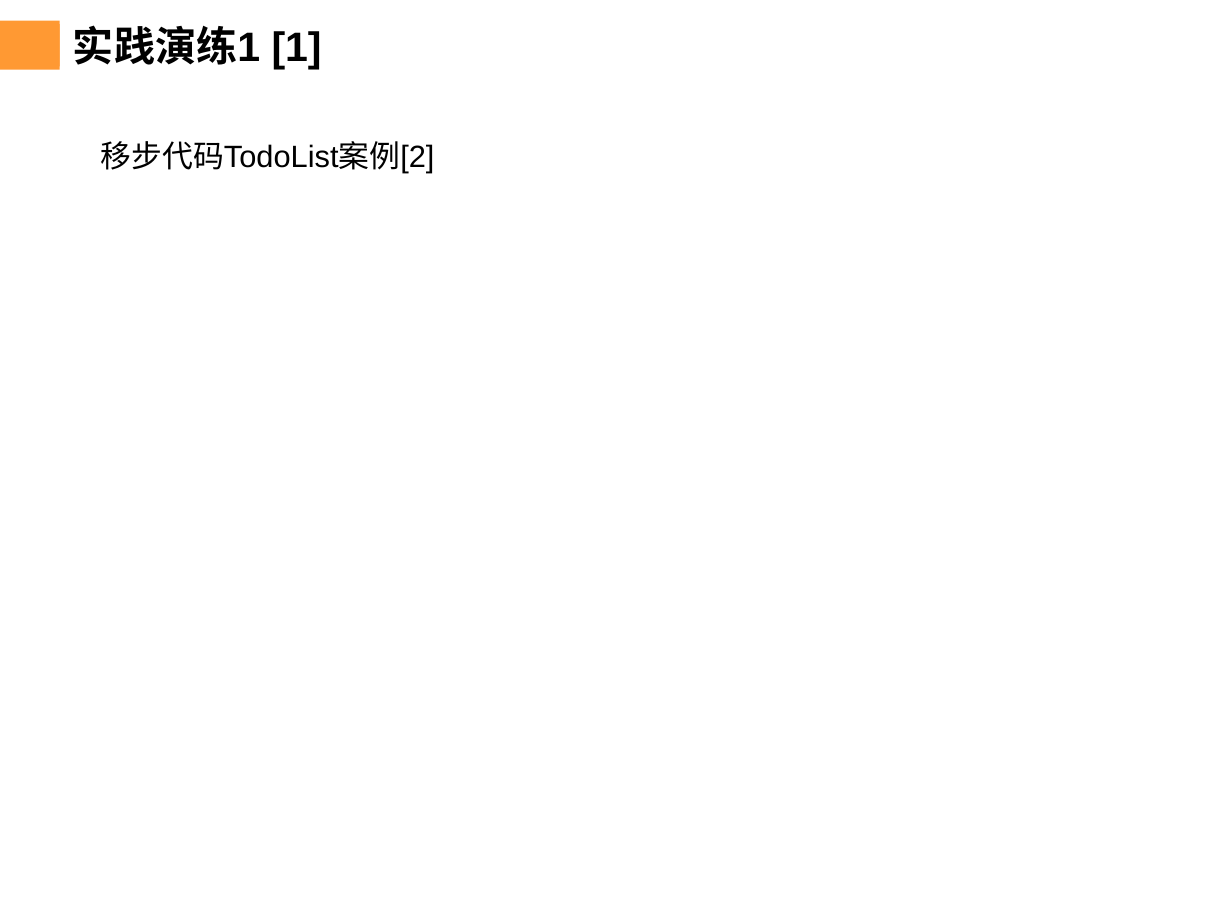
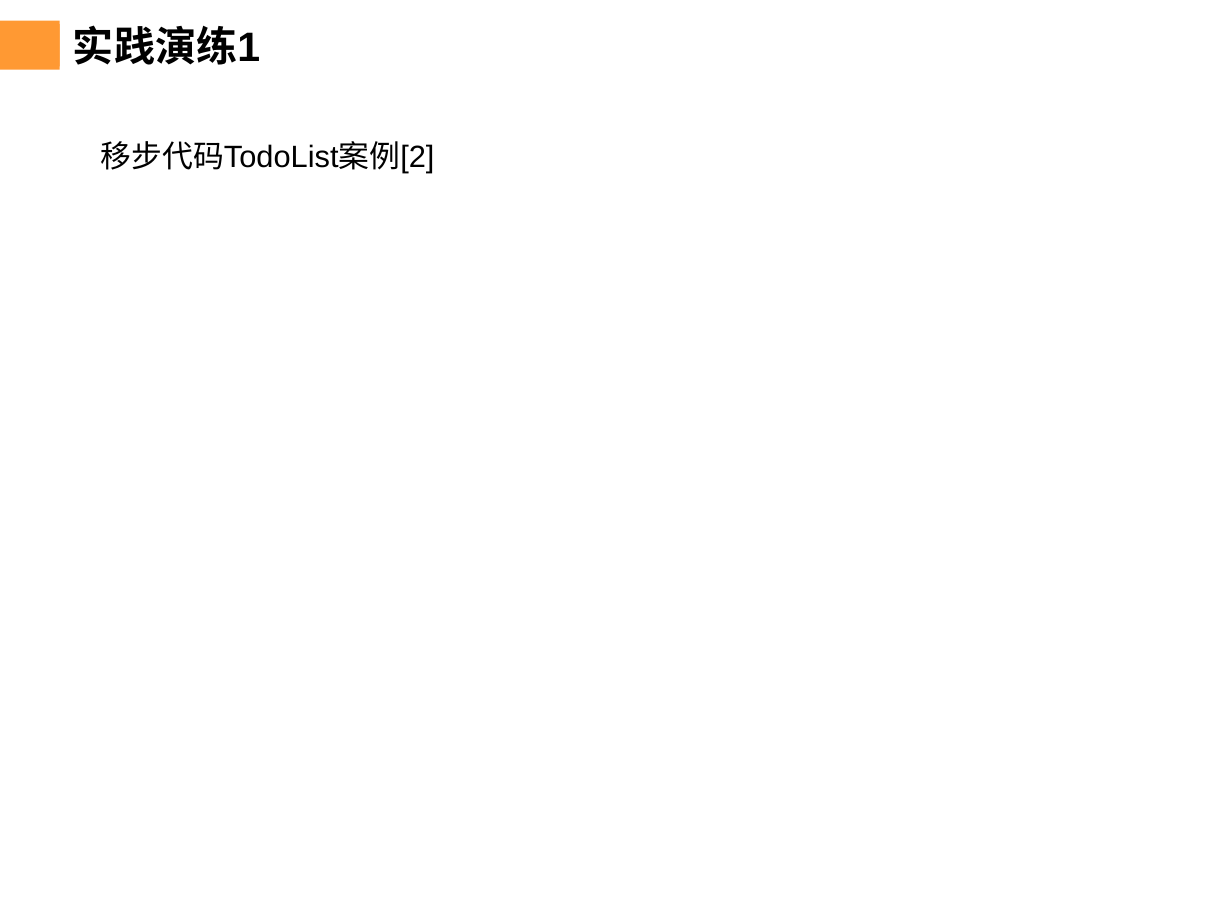
Before and after one commit to chenqiuli/JY_Peixun_1, a slide deck: slide 19 of PPT内容.pptx. Drawn at 1232x924 pixels with LibreOffice and Linux fonts; fonts in the diff are those of the drawing; background and template pictures are left out. Boxes give left, top, right and bottom in pixels: in the first picture for what was removed or moved away, otherwise in the second. Text is boxed around its words. In the diff, an @@ line names an element or a change of style, - is before the commit and + after.

```diff
--- a/PPT内容.pptx
+++ b/PPT内容.pptx
@@ title at bbox=[73, 25, 260, 65]: text changed @@
-实践演练1 [1]
+实践演练1
```
Also in this commit, not shown: 5 other slides changed.
